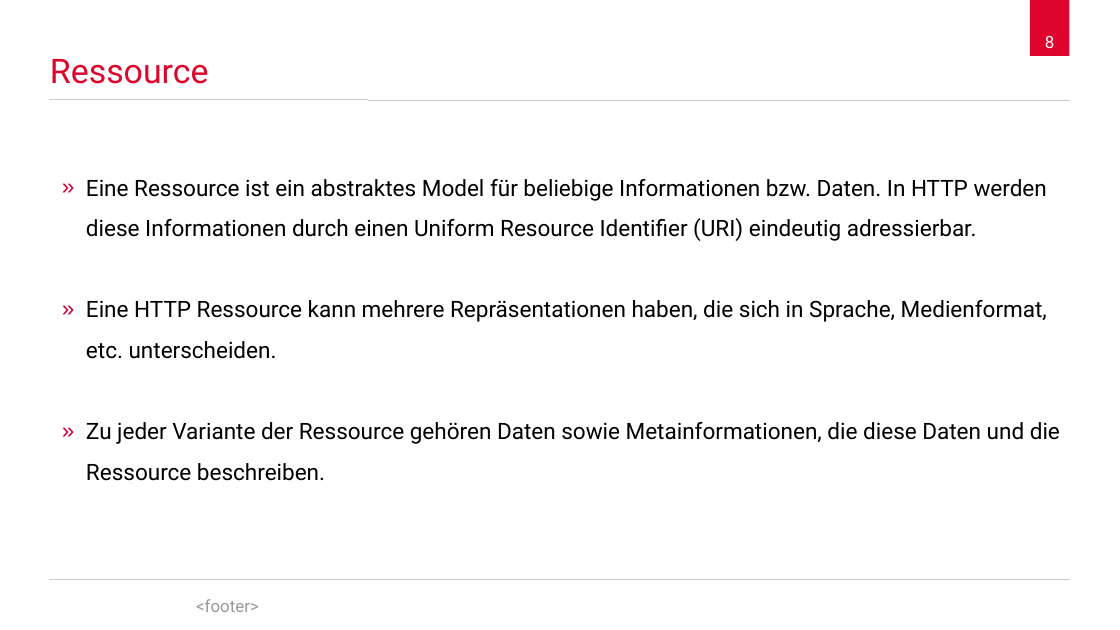
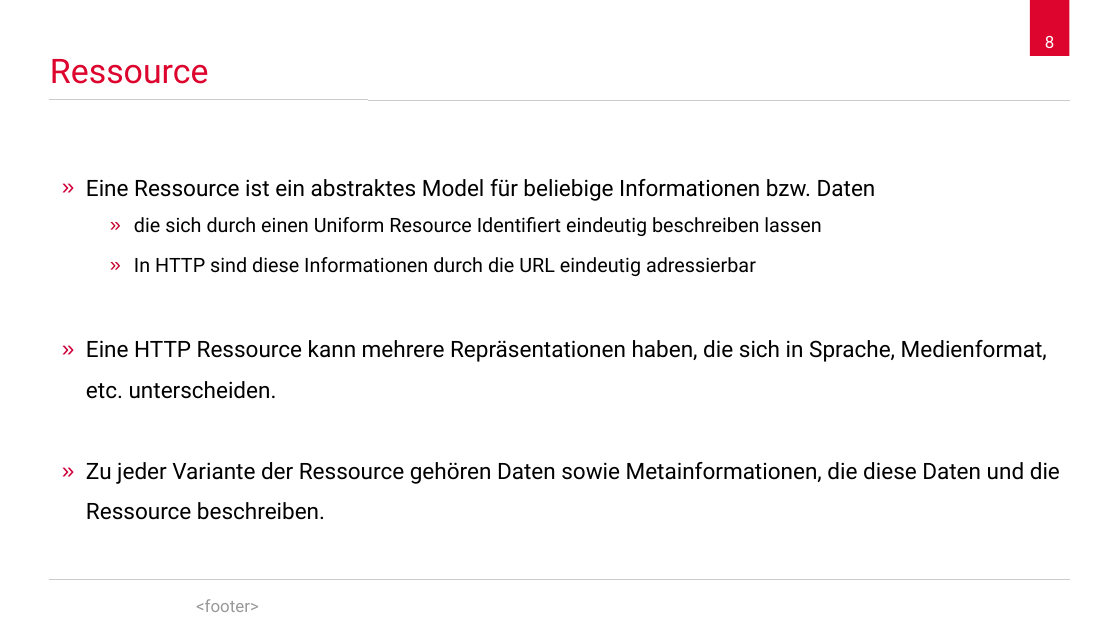
Before and after one commit to spaceone/presentations, a slide deck: slide 8 of hypertext-transfer-protocol/2017-12-05-hypertext-transfer-protocol.odp. Drawn at 1120x630 pixels with LibreOffice and Linux fonts; fonts in the diff are those of the drawing; background and template pictures are left out. Boxes give left, top, right and bottom in pixels: in the first picture for what was removed or moved away, otherwise in the second. Text is boxed around its words. In the diff, an @@ line names an element or a change of style, - is before the commit and + after.

Commit message:
Update HTTP presentation

```diff
--- a/hypertext-transfer-protocol/2017-12-05-hypertext-transfer-protocol.odp
+++ b/hypertext-transfer-protocol/2017-12-05-hypertext-transfer-protocol.odp
@@ text at bbox=[86, 179, 876, 276]: text changed; size 16 to 14 pt @@
-» Eine Ressource ist ein abstraktes Model für beliebige Informationen bzw. Daten. In HTTP werden diese Informationen durch einen Uniform Resource Identifier (URI) eindeutig adressierbar.
+» Eine Ressource ist ein abstraktes Model für beliebige Informationen bzw. Daten
+    » die sich durch einen Uniform Resource Identifiert eindeutig beschreiben lassen
+    » In HTTP sind diese Informationen durch die URL eindeutig adressierbar
```
Also in this commit, not shown: 13 other slides changed, 1 slide added, 1 slide removed.
